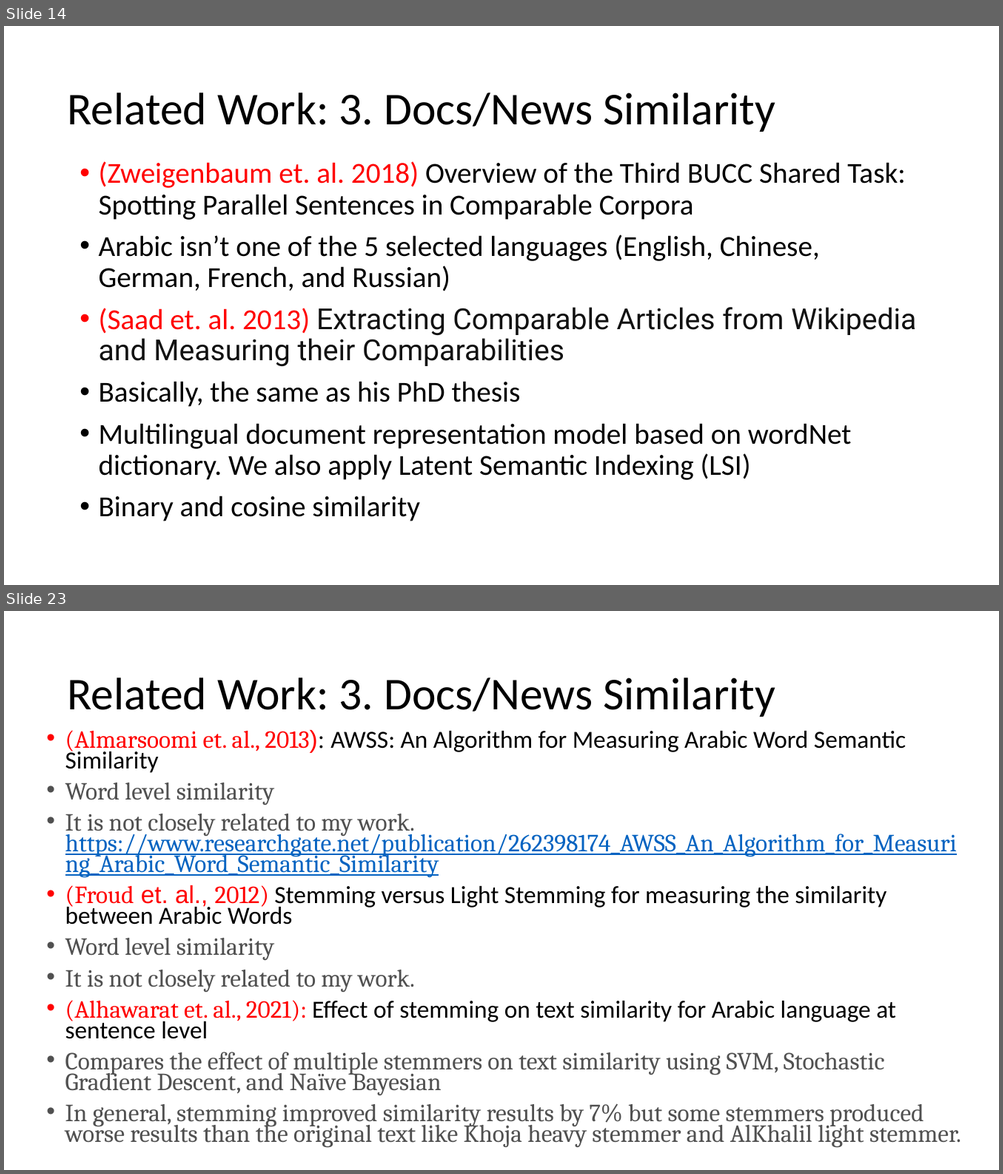
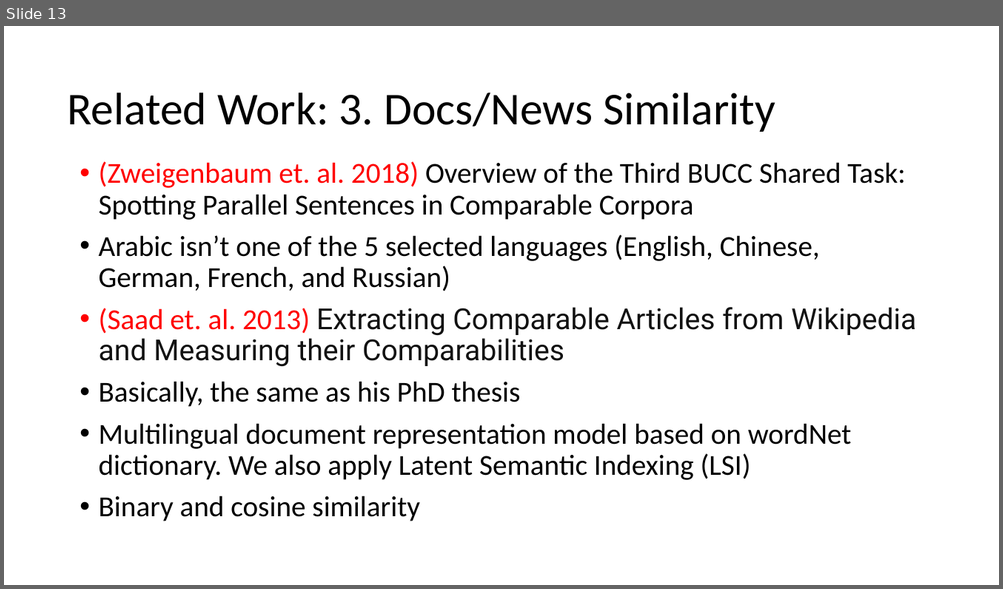
Before and after one commit to HussamHallak/TPDL2022, a slide deck: TPDL 2022 Paper Updates.pptx. Shown one above the other, each under a label of ours: slides 14 and 23 before the commit, slide 13 after it; the slides between them are not shown. The pictures are 1003x1174 and 1003x589 pixels, drawn with LibreOffice and Linux fonts; fonts in the diff are those of the drawing. Boxes give left, top, right and bottom in pixels: in the first picture for what was removed or moved away, otherwise in the second. Text is boxed around its words. In the diff, an @@ line names an element or a change of style, - is before the commit and + after.

```diff
--- a/TPDL 2022 Paper Updates.pptx
+++ b/TPDL 2022 Paper Updates.pptx
@@ slide 23 removed at (4, 611, 999, 1170), background #FFFFFF @@
@@ title removed at (67, 678, 775, 717) @@
-Related Work: 3. Docs/News Similarity
@@ text removed at (65, 730, 961, 1147) @@
-• (Almarsoomi et. al., 2013): AWSS: An Algorithm for Measuring Arabic Word Semantic Similarity
-• Word level similarity
-• It is not closely related to my work. https://www.researchgate.net/publication/262398174_AWSS_An_Algorithm_for_Measuring_Arabic_Word_Semantic_Similarity
-• (Froud et. al., 2012) Stemming versus Light Stemming for measuring the similarity between Arabic Words
-• Word level similarity
-• It is not closely related to my work.
-• (Alhawarat et. al., 2021): Effect of stemming on text similarity for Arabic language at sentence level
-• Compares the effect of multiple stemmers on text similarity using SVM, Stochastic Gradient Descent, and Naïve Bayesian
-• In general, stemming improved similarity results by 7% but some stemmers produced worse results than the original text like Khoja heavy stemmer and AlKhalil light stemmer.
@@ what was slide 14 is now slide 13 @@
```
Also in this commit, not shown: 6 slides changed, 1 slide added, 9 other slides removed, 5 other files.
